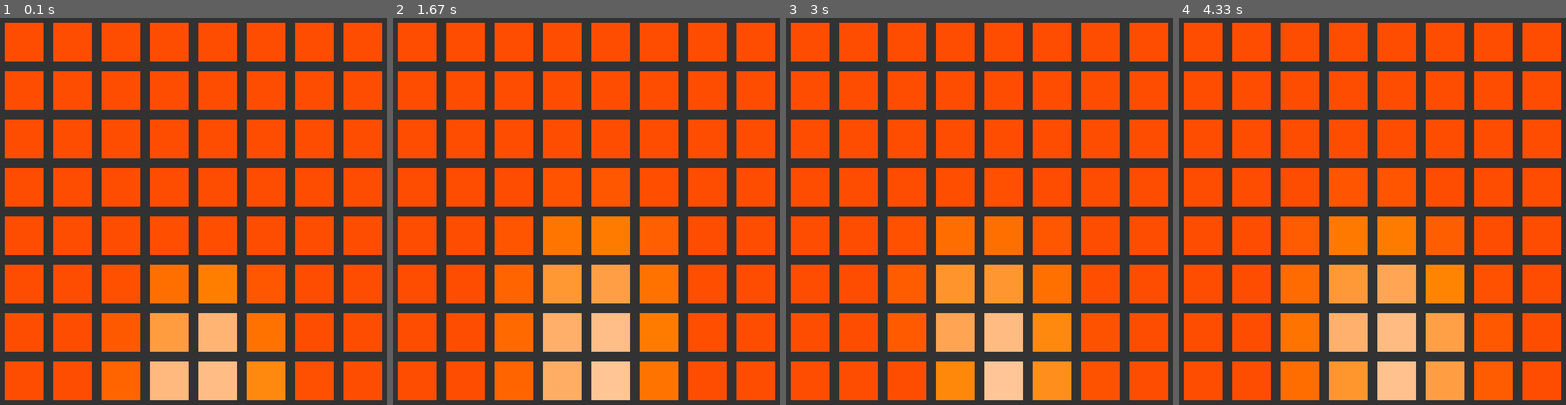
Above: before the commit, frames 1-4 (left to right).
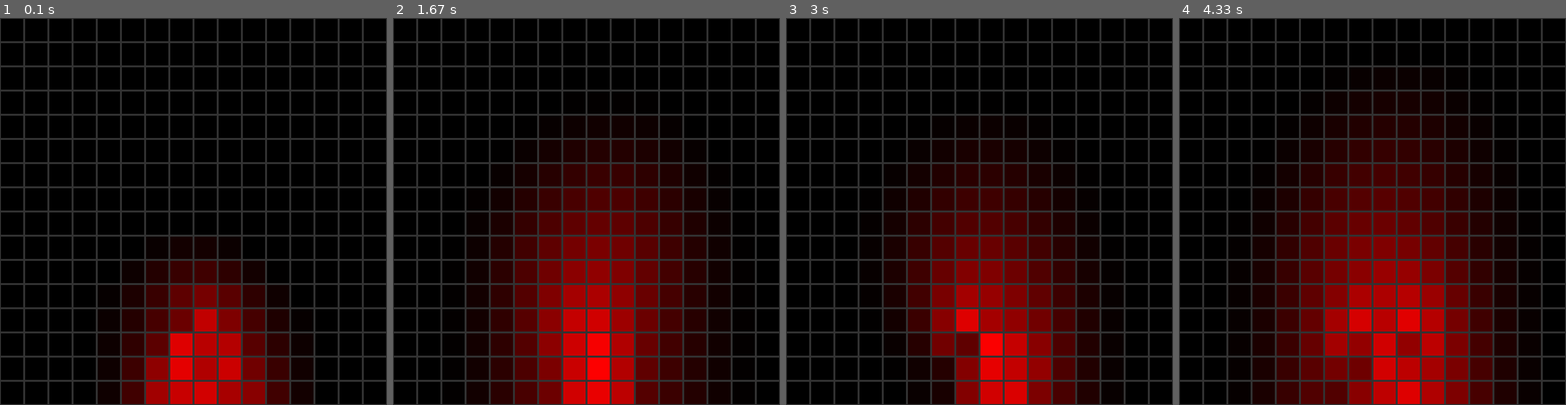
Above: after the commit, the same moments.

Repository: Mo0dy/Code4Fun
Game: pygame game, started from Projects/GridFlame.py
Two runs of this game, one before a commit and one after it. Both use one fixed random seed, a clock stepped at 60 frames per second and the inputs below.
Inputs:
- Up to frame 1 (0.1 s): no input
- Up to frame 2 (1.67 s): no input
- Up to frame 3 (3 s): no input
- Up to frame 4 (4.33 s): no input

The runs differ from the first frame. In frame 1, 91% of the frame differs, in the area x 0-100%, y 0-100%; in frame 2, 91%; in frame 3, 91%; in frame 4, 91%.

Commit message:
added linear interpolation

Diff:
--- a/Projects/GridFlame.py
+++ b/Projects/GridFlame.py
@@ -3,9 +3,9 @@
 import pygame as pg
 from scipy.ndimage.filters import convolve
 
-mat_shape = np.array([8, 8, 3])
-margins = 10
-resolution = 2
+mat_shape = np.array([16, 16, 3])
+margins = 2
+resolution = 1
 content = np.zeros(mat_shape)
 heat_mat = np.zeros(mat_shape[:2] * resolution, dtype=np.float)
 
@@ -28,6 +28,7 @@
 
 
 def color_temperature(temp):
+    temp = temp * 0.2 + 11
     if temp <= 66:
         r = 255
     else:
@@ -49,6 +50,14 @@
     return np.clip(np.array([r, g, b], dtype=int), 0, 255)
 
 
+def color_linear(temp):
+    temp *= 2
+    if temp < 255:
+        return temp, 0, 0
+    elif temp < 510:
+        return 255, np.clip(510 - temp, 0, 255), 0
+
+
 def reset():
     global heat_mat
     # for i in range(10, 30):
@@ -65,12 +74,12 @@
     global heat_mat, value
     # sparking flame:
     if np.random.rand() < 0.1:
-        value = np.reshape(np.random.random_integers(2, 25, 9), (3, 3)) * 10
+        value = np.reshape(np.random.random_integers(2, 25, 9), (3, 3)) * 8
     heat_mat[7:10, 13:16] = value
     # diffusion
     heat_mat = heat_mat + convolve(heat_mat, con_mat)
     # cooling
-    heat_mat -= 5
+    heat_mat -= 2
     heat_mat = np.clip(heat_mat, 0, 1000000)
     for i in range(content.shape[0]):
         for j in range(content.shape[1]):
@@ -78,7 +87,7 @@
 
     for i in range(content.shape[0]):
         for j in range(content.shape[1]):
-            content[i, j] = color_temperature(content[i, j, 0] * 0.2 + 11)
+            content[i, j] = color_linear(content[i, j, 0])
 
 
 def draw():
